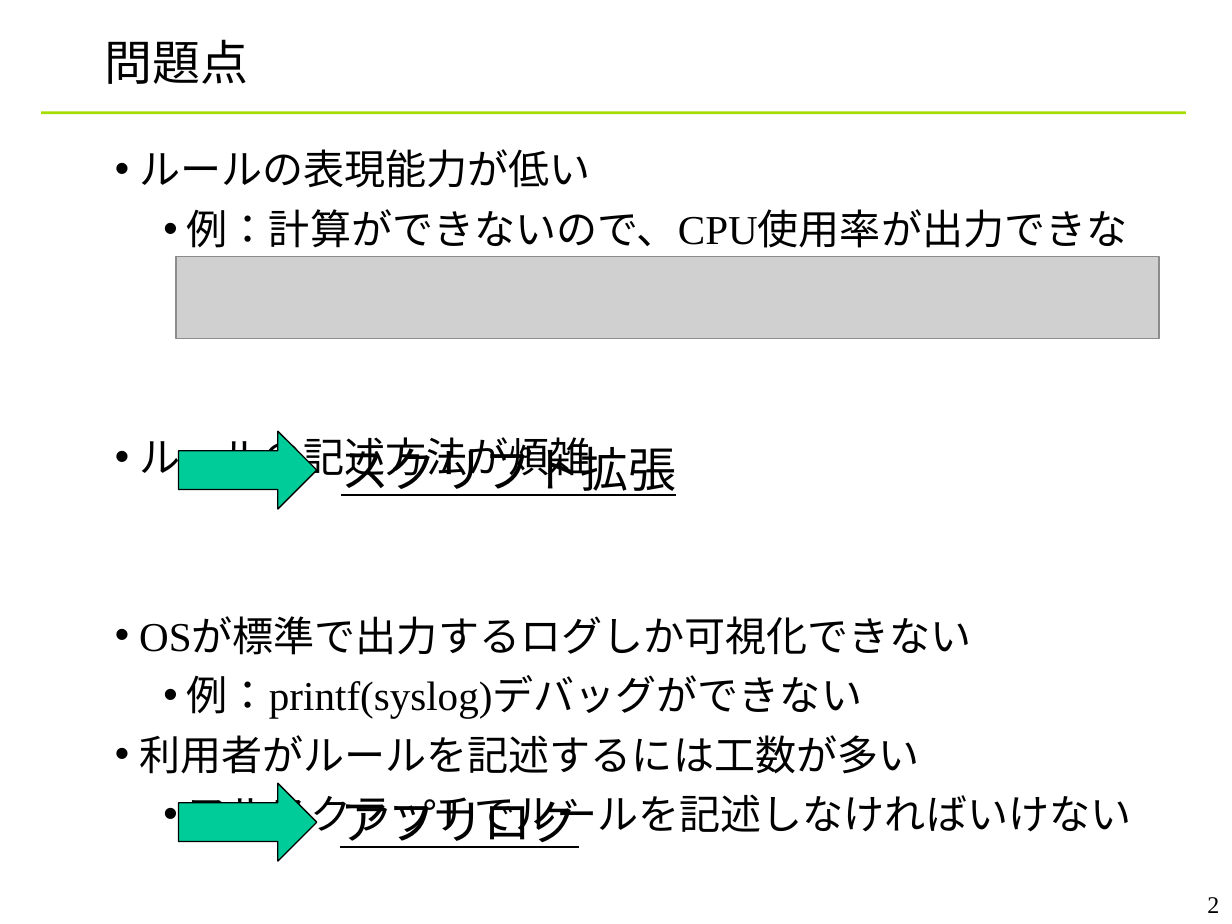
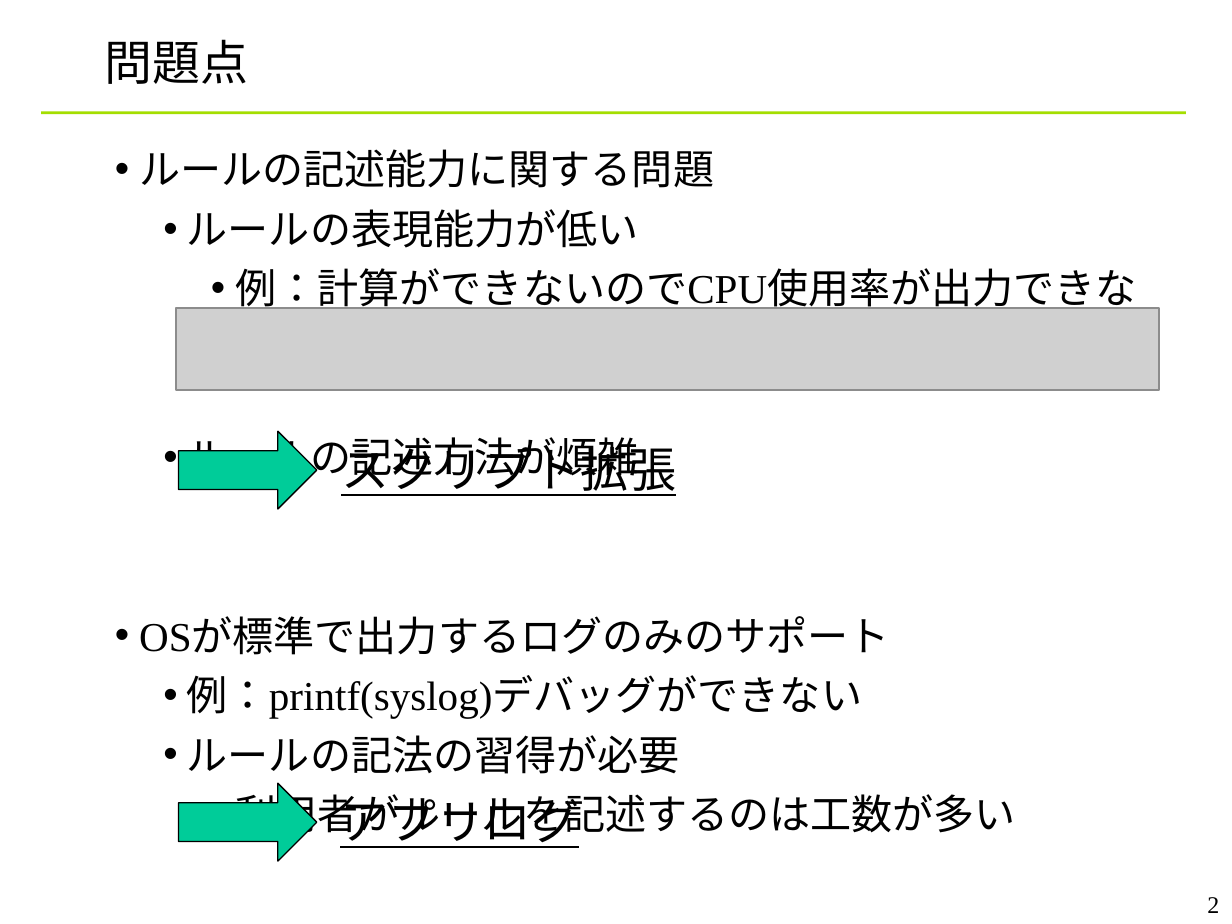
Before and after one commit to YixiaoLi/tlv4mc, a slide deck: slide 2 of doc/phase4/toppers_conference.ppt. Drawn at 1232x924 pixels with LibreOffice and Linux fonts; fonts in the diff are those of the drawing; grey boxes stand for pictures; background and template pictures are left out. Boxes give left, top, right and bottom in pixels: in the first picture for what was removed or moved away, otherwise in the second. Text is boxed around its words. In the diff, an @@ line names an element or a change of style, - is before the commit and + after.

```diff
--- a/doc/phase4/toppers_conference.ppt
+++ b/doc/phase4/toppers_conference.ppt
@@ text at box(139, 149, 714, 188): paragraph added @@
+• ルールの記述能力に関する問題
@@ text at box(187, 209, 639, 483): list level 1 to 2 in "ルールの表現能力が低い"; list level 1 to 2 in "ルールの記述方法が煩雑" @@
@@ text at box(236, 268, 1137, 314): text changed @@
-  • 例：計算ができないので、CPU使用率が出力できない
+    • 例：計算ができないのでCPU使用率が出力できない
@@ picture: place and size @@
-picture at box(176, 256, 1159, 339)
+picture at box(176, 308, 1159, 391)
@@ text at box(139, 618, 890, 655): text changed @@
-• OSが標準で出力するログしか可視化できない
+• OSが標準で出力するログのみのサポート
@@ text at box(187, 735, 1016, 840): text changed @@
-• 利用者がルールを記述するには工数が多い
-  • フルスクラッチでルールを記述しなければいけない
+  • ルールの記法の習得が必要
+    • 利用者がルールを記述するのは工数が多い
```
Also in this commit, not shown: 5 other slides changed, 2 slides added, 1 other file.
